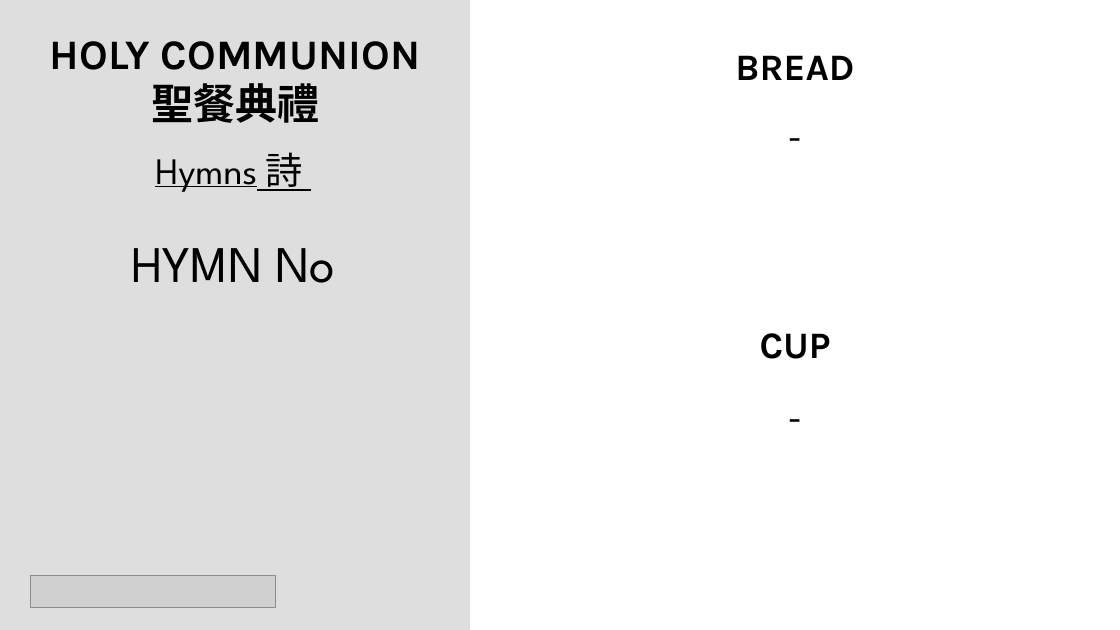
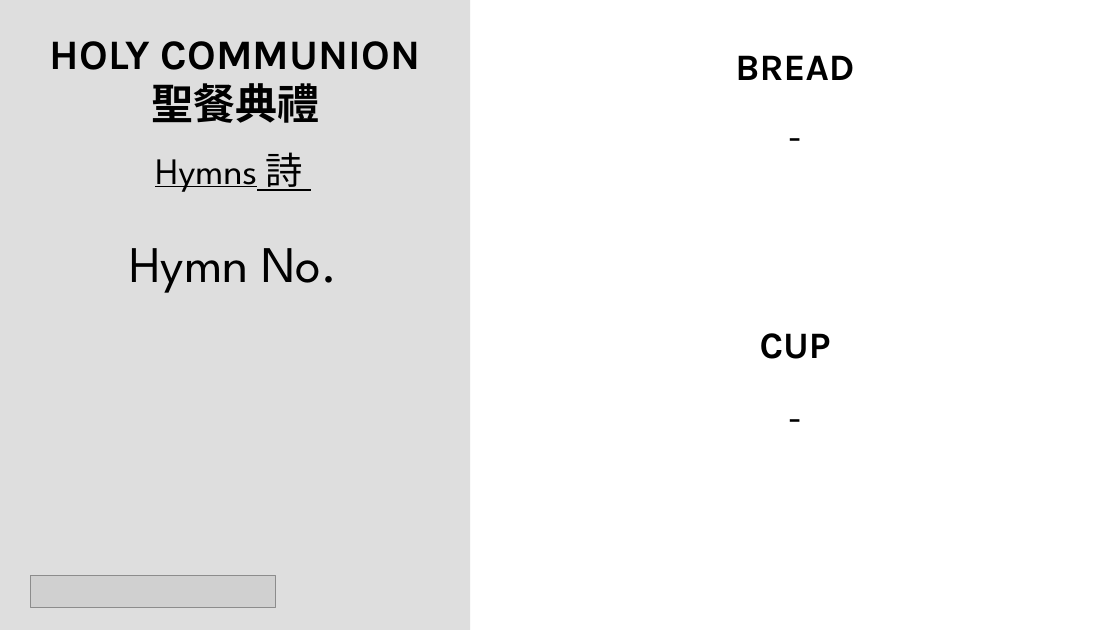
Before and after one commit to calebchanwy/tjc-powerpoint, a slide deck: slide 7 of TJCPowerPoint/Resources/ServiceWidescreen.pptx. Drawn at 1120x630 pixels with LibreOffice and Linux fonts; fonts in the diff are those of the drawing; grey boxes stand for pictures; background and template pictures are left out. Boxes give left, top, right and bottom in pixels: in the first picture for what was removed or moved away, otherwise in the second. Text is boxed around its words. In the diff, an @@ line names an element or a change of style, - is before the commit and + after.

```diff
--- a/TJCPowerPoint/Resources/ServiceWidescreen.pptx
+++ b/TJCPowerPoint/Resources/ServiceWidescreen.pptx
@@ text at [129,248,337,293]: text changed @@
-HYMN No
+Hymn No.
```
Also in this commit, not shown: 2 other slides changed, 20 other files.
